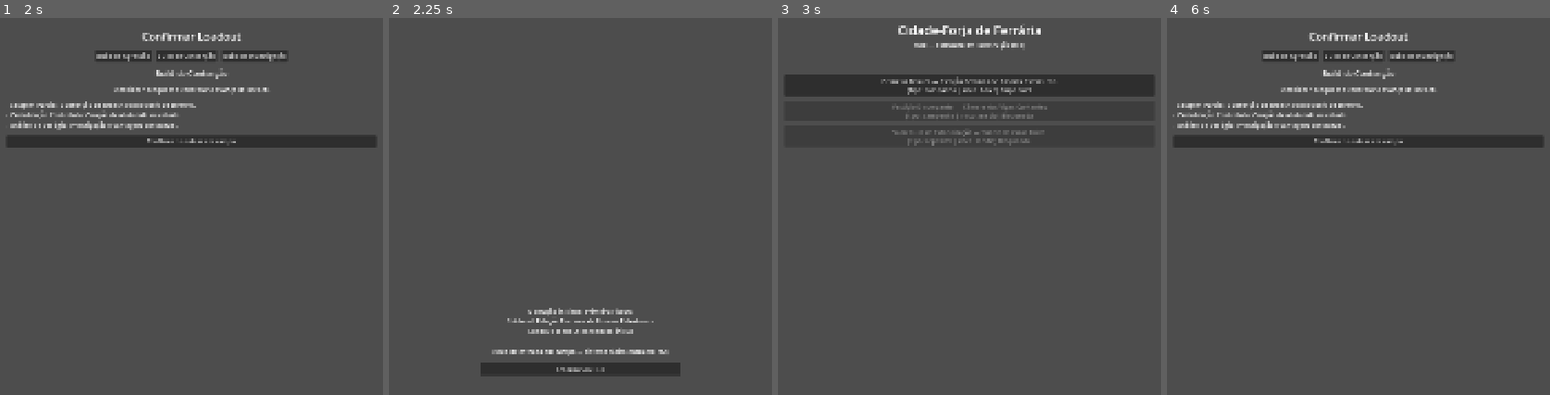
Above: before the commit, frames 1-4 (left to right).
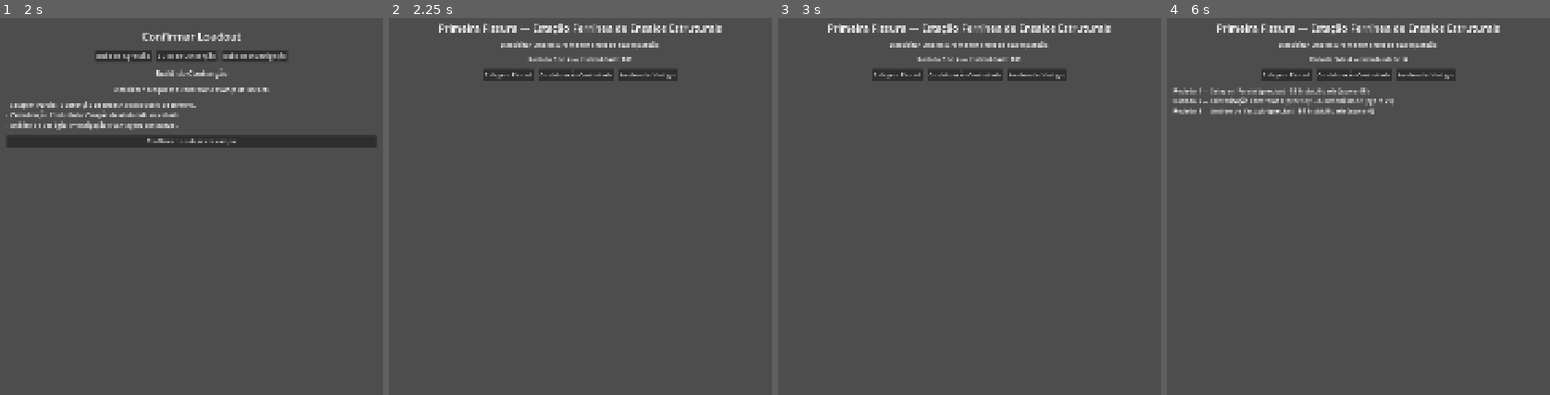
Above: after the commit, the same moments.

Repository: itsmeluan/azoth-breach
Game: Godot game, scene res://scenes/app/app_shell.tscn
The game is run twice, just before and just after one commit, with the same random seed, the same clock (stepped at 60 frames per second) and the same inputs.
Inputs (mouse positions are in pixels of both pictures, inside the frame that each line leads up to):
- Up to frame 1 (2 s): click "Primeira Fissura — Estação Fe…" at 0.5 s; click "Seguir" at 1.25 s
- Up to frame 2 (2.25 s): click "Confirmar e entrar em campo" at 2 s
- Up to frame 3 (3 s): click (969, 368) at 2.75 s, where only the run before the commit has a clickable "Retornar ao Hub"
- Up to frame 4 (6 s): click "Primeira Fissura — Estação Fe…" (after the commit: "Selagem Parcial") at 3.5 s; click (1354, 74) at 4.25 s, where only the run after the commit has a clickable "Cristalização Controlada"; click (1427, 74) at 5 s, where only the run after the commit has a clickable "Análise de Vestígio"; click (1358, 383) at 5.75 s, where only the run before the commit has a clickable "Seguir"

Frame 1 is identical in both runs. In frame 2, 5.7% of the frame differs, in the area x 13-87%, y 1-95%; in frame 3, 7.5%; in frame 4, 10%, in the area x 1-99%, y 1-35%.
Error after the commit: Invalid call. Nonexistent function 'complete_operation' in base 'Node (slice_state.gd)'. (res://scripts/features/operations/operation_field_screen.gd:97)

Commit message:
BL-012, BL-013, BL-005: sistema mínimo de operação tática
Substitui o stub de entrada em operação (TK-M1-011) pela tela de campo
real (scenes/operations/operation_field_screen.tscn). Implementa um
loop mínimo por rodadas contra uma barra única de Instabilidade
(início 100, máximo 4 rodadas) — sem grid, sem inimigos, sem catálogo
de estados: essa é a leitura correta de "Sistema MÍNIMO de Operação
Tática" (BL-012), já que 04.3 (Combate, Funções Táticas e Resolução)
descreve uma visão de grid 6x6/movimento/fases de inimigo que é escopo
do MVP completo, não da fatia vertical — grid e combate real só
aparecem quando BL-007 (Operação 02) explicitamente pedir "combate
tático real".

A cada rodada o jogador escolhe uma ET do preset ativo
(SliceState.active_loadout) para tentar estabilizar. Cada tentativa
sorteia uma qualidade de execução (fraca/normal/precisa/extraordinária,
conceito simplificado de 04.2 §11.2, sem "falha" dura) via novo
scripts/services/et_resolution.gd, e reduz a Instabilidade numa faixa
por qualidade. Log de cada rodada (ET usada, qualidade, delta,
instabilidade resultante) cumpre BL-013 (feedback de ET/risco).

Encerramento ao chegar a 0 (sucesso) ou esgotar as 4 rodadas
(estabilização parcial, não é derrota — 04.3 §10.3 recomenda vitória
parcial em vez de game over; BL-005 não define condição de falha).

Corrige um bug real de navegação encontrado durante a validação:
AppShell.go_to_scene() usava child.queue_free() sem remove_child()
antes, deixando a tela antiga e a nova coexistindo como filhas de
ScreenHost por um frame (queue_free só desanexa no fim do frame). Isso
quebrou um teste automatizado que checava qual tela estava ativa logo
após a transição — sintoma de uma fragilidade real na primitiva de
roteamento, não só do teste. Corrigido com remove_child() explícito
antes do queue_free().

loadout_screen.gd atualizado para navegar à nova cena
(OPERATION_FIELD_SCENE).

Validado headless: parse limpo, e simulação completa Hub -> Briefing
-> Loadout -> Campo jogando as 4 rodadas (log de cada uma conferido),
em múltiplas execuções observando tanto o desfecho "sucesso" quanto
"estabilização parcial", via debug temporário removido antes do commit.

Refs: BL-012, BL-013, BL-005 (docs/05_produto/AZOTH_05.11)

Diff:
--- a/game/scenes/app/app_shell.tscn
+++ b/game/scenes/app/app_shell.tscn
@@ -1,8 +1,8 @@
-[gd_scene load_steps=2 format=3]
+[gd_scene format=3 uid="uid://b6w8dma0u7wns"]
 
-[ext_resource type="Script" path="res://scripts/core/app_shell.gd" id="1"]
+[ext_resource type="Script" uid="uid://b0sbeg150nnsd" path="res://scripts/core/app_shell.gd" id="1"]
 
-[node name="AppShell" type="Control"]
+[node name="AppShell" type="Control" unique_id=316593448]
 layout_mode = 3
 anchors_preset = 15
 anchor_right = 1.0
@@ -11,7 +11,7 @@
 grow_vertical = 2
 script = ExtResource("1")
 
-[node name="ScreenHost" type="Control" parent="."]
+[node name="ScreenHost" type="Control" parent="." unique_id=451924266]
 layout_mode = 1
 anchors_preset = 15
 anchor_right = 1.0
--- a/game/scenes/operations/operation_entry_screen.tscn
+++ /dev/null
@@ -1,37 +0,0 @@
-[gd_scene load_steps=2 format=3]
-
-[ext_resource type="Script" path="res://scripts/features/operations/operation_entry_screen.gd" id="1"]
-
-[node name="OperationEntryScreen" type="Control"]
-layout_mode = 3
-anchors_preset = 15
-anchor_right = 1.0
-anchor_bottom = 1.0
-grow_horizontal = 2
-grow_vertical = 2
-script = ExtResource("1")
-
-[node name="Content" type="VBoxContainer" parent="."]
-layout_mode = 1
-anchors_preset = 8
-anchor_left = 0.5
-anchor_top = 0.5
-anchor_right = 0.5
-anchor_bottom = 0.5
-offset_left = -260.0
-offset_top = -140.0
-offset_right = 260.0
-offset_bottom = 140.0
-grow_horizontal = 2
-grow_vertical = 2
-theme_override_constants/separation = 20
-
-[node name="StatusLabel" type="Label" parent="Content"]
-layout_mode = 2
-autowrap_mode = 3
-text = ""
-horizontal_alignment = 1
-
-[node name="ReturnButton" type="Button" parent="Content"]
-layout_mode = 2
-text = "Retornar ao Hub"
--- /dev/null
+++ b/game/scenes/operations/operation_field_screen.tscn
@@ -0,0 +1,54 @@
+[gd_scene load_steps=2 format=3]
+
+[ext_resource type="Script" path="res://scripts/features/operations/operation_field_screen.gd" id="1"]
+
+[node name="OperationFieldScreen" type="Control"]
+layout_mode = 3
+anchors_preset = 15
+anchor_right = 1.0
+anchor_bottom = 1.0
+grow_horizontal = 2
+grow_vertical = 2
+script = ExtResource("1")
+
+[node name="Content" type="VBoxContainer" parent="."]
+layout_mode = 1
+anchors_preset = 15
+anchor_right = 1.0
+anchor_bottom = 1.0
+offset_left = 60.0
+offset_top = 80.0
+offset_right = -60.0
+offset_bottom = -60.0
+grow_horizontal = 2
+grow_vertical = 2
+theme_override_constants/separation = 14
+
+[node name="OperationTitle" type="Label" parent="Content"]
+layout_mode = 2
+theme_override_font_sizes/font_size = 26
+autowrap_mode = 3
+text = ""
+horizontal_alignment = 1
+
+[node name="ObjectiveLabel" type="Label" parent="Content"]
+layout_mode = 2
+autowrap_mode = 3
+text = ""
+horizontal_alignment = 1
+
+[node name="StatusLabel" type="Label" parent="Content"]
+layout_mode = 2
+text = ""
+horizontal_alignment = 1
+
+[node name="EtButtons" type="HBoxContainer" parent="Content"]
+layout_mode = 2
+alignment = 1
+theme_override_constants/separation = 12
+
+[node name="LogLabel" type="Label" parent="Content"]
+layout_mode = 2
+autowrap_mode = 3
+text = ""
+horizontal_alignment = 0
--- a/game/scripts/core/app_shell.gd
+++ b/game/scripts/core/app_shell.gd
@@ -11,6 +11,7 @@
 
 func go_to_scene(scene_path: String, context: Dictionary = {}) -> void:
 	for child in screen_host.get_children():
+		screen_host.remove_child(child)
 		child.queue_free()
 	var next_screen: PackedScene = load(scene_path)
 	var screen_instance := next_screen.instantiate()
--- a/game/scripts/features/loadout/loadout_screen.gd
+++ b/game/scripts/features/loadout/loadout_screen.gd
@@ -5,7 +5,7 @@
 
 signal navigate_to(scene_path: String, context: Dictionary)
 
-const OPERATION_ENTRY_SCENE := "res://scenes/operations/operation_entry_screen.tscn"
+const OPERATION_FIELD_SCENE := "res://scenes/operations/operation_field_screen.tscn"
 
 var _operation_id: String = ""
 var _loadouts: Array[Dictionary] = []
@@ -70,7 +70,7 @@
 
 
 func _on_confirm_pressed() -> void:
-	navigate_to.emit(OPERATION_ENTRY_SCENE, {
+	navigate_to.emit(OPERATION_FIELD_SCENE, {
 		"operation_id": _operation_id,
 		"loadout_id": SliceState.active_loadout,
 	})
--- a/game/scripts/features/operations/operation_entry_screen.gd
+++ /dev/null
@@ -1,47 +0,0 @@
-extends Control
-
-const OperationLoader = preload("res://scripts/services/operation_loader.gd")
-
-signal navigate_to(scene_path: String, context: Dictionary)
-
-const HUB_SCENE := "res://scenes/hub/hub_screen.tscn"
-
-var _context: Dictionary = {}
-
-@onready var status_label: Label = $Content/StatusLabel
-@onready var return_button: Button = $Content/ReturnButton
-
-
-func set_context(context: Dictionary) -> void:
-	_context = context
-
-
-func _ready() -> void:
-	status_label.text = _build_status_text()
-	return_button.pressed.connect(_on_return_pressed)
-
-
-func _build_status_text() -> String:
-	var operation_id: String = _context.get("operation_id", "")
-	var operation := _find_operation(operation_id)
-	var loadout_id: String = _context.get("loadout_id", "")
-
-	var lines: Array[String] = [
-		"Operação iniciada: %s" % operation.get("name", operation_id),
-		"Sublocal: %s" % operation.get("sublocal", ""),
-		"Loadout: %s" % loadout_id,
-		"",
-		"(stub de entrada em campo — sistema tático entra em M2)",
-	]
-	return "\n".join(lines)
-
-
-func _find_operation(operation_id: String) -> Dictionary:
-	for operation in OperationLoader.load_all():
-		if operation.get("id") == operation_id:
-			return operation
-	return {}
-
-
-func _on_return_pressed() -> void:
-	navigate_to.emit(HUB_SCENE, {})
--- /dev/null
+++ b/game/scripts/features/operations/operation_field_screen.gd
@@ -0,0 +1,104 @@
+extends Control
+
+const OperationLoader = preload("res://scripts/services/operation_loader.gd")
+const LoadoutLoader = preload("res://scripts/services/loadout_loader.gd")
+const ETLoader = preload("res://scripts/services/et_loader.gd")
+const ETResolution = preload("res://scripts/services/et_resolution.gd")
+
+signal navigate_to(scene_path: String, context: Dictionary)
+
+const REPORT_SCENE := "res://scenes/reports/report_screen.tscn"
+const INITIAL_INSTABILITY := 100
+const MAX_ROUNDS := 4
+
+var _operation: Dictionary = {}
+var _ets_by_id: Dictionary = {}
+var _instability: int = INITIAL_INSTABILITY
+var _round: int = 0
+var _log_lines: Array[String] = []
+var _ets_used: Array[String] = []
+
+@onready var operation_title_label: Label = $Content/OperationTitle
+@onready var objective_label: Label = $Content/ObjectiveLabel
+@onready var status_label: Label = $Content/StatusLabel
+@onready var et_buttons_container: HBoxContainer = $Content/EtButtons
+@onready var log_label: Label = $Content/LogLabel
+
+
+func set_context(context: Dictionary) -> void:
+	_operation = _find_operation(context.get("operation_id", ""))
+
+
+func _ready() -> void:
+	operation_title_label.text = "%s — %s" % [_operation.get("name", ""), _operation.get("sublocal", "")]
+	objective_label.text = _operation.get("objective_primary", "")
+	_index_ets()
+	_build_et_buttons()
+	_update_status()
+
+
+func _find_operation(operation_id: String) -> Dictionary:
+	for operation in OperationLoader.load_all():
+		if operation.get("id") == operation_id:
+			return operation
+	return {}
+
+
+func _index_ets() -> void:
+	for et in ETLoader.load_all():
+		_ets_by_id[et.get("id")] = et
+
+
+func _active_loadout_ets() -> Array:
+	for loadout in LoadoutLoader.load_all():
+		if loadout.get("id") == SliceState.active_loadout:
+			return loadout.get("ets", [])
+	return []
+
+
+func _build_et_buttons() -> void:
+	for et_id in _active_loadout_ets():
+		var et: Dictionary = _ets_by_id.get(et_id, {})
+		var button := Button.new()
+		button.text = et.get("name", et_id)
+		button.pressed.connect(func() -> void: _on_et_selected(et_id))
+		et_buttons_container.add_child(button)
+
+
+func _on_et_selected(et_id: String) -> void:
+	if _round >= MAX_ROUNDS or _instability <= 0:
+		return
+
+	_round += 1
+	var result := ETResolution.resolve_attempt()
+	var delta: int = result["delta"]
+	var quality: String = result["quality"]
+	_instability = max(_instability - delta, 0)
+	_ets_used.append(et_id)
+
+	var et_name: String = _ets_by_id.get(et_id, {}).get("name", et_id)
+	_log_lines.append("Rodada %d — %s (%s): -%d Instabilidade (agora %d)" % [
+		_round, et_name, quality, delta, _instability,
+	])
+	log_label.text = "\n".join(_log_lines)
+	_update_status()
+
+	if _instability <= 0 or _round >= MAX_ROUNDS:
+		_finish_operation()
+
+
+func _update_status() -> void:
+	status_label.text = "Rodada %d de %d — Instabilidade: %d" % [_round, MAX_ROUNDS, _instability]
+
+
+func _finish_operation() -> void:
+	var operation_id: String = _operation.get("id", "")
+	var outcome := "sucesso" if _instability <= 0 else "estabilização parcial"
+	SliceState.complete_operation(operation_id)
+	navigate_to.emit(REPORT_SCENE, {
+		"operation_id": operation_id,
+		"rounds_used": _round,
+		"final_instability": _instability,
+		"outcome": outcome,
+		"ets_used": _ets_used,
+	})
--- /dev/null
+++ b/game/scripts/services/et_resolution.gd
@@ -0,0 +1,25 @@
+extends RefCounted
+
+const QUALITY_TABLE := [
+	{"quality": "fraca", "weight": 15, "min_delta": 10, "max_delta": 15},
+	{"quality": "normal", "weight": 55, "min_delta": 20, "max_delta": 28},
+	{"quality": "precisa", "weight": 25, "min_delta": 30, "max_delta": 38},
+	{"quality": "extraordinaria", "weight": 5, "min_delta": 45, "max_delta": 55},
+]
+
+
+static func resolve_attempt() -> Dictionary:
+	var roll := randi_range(1, 100)
+	var cumulative := 0
+	for entry in QUALITY_TABLE:
+		cumulative += entry["weight"]
+		if roll <= cumulative:
+			return {
+				"quality": entry["quality"],
+				"delta": randi_range(entry["min_delta"], entry["max_delta"]),
+			}
+	var last: Dictionary = QUALITY_TABLE[-1]
+	return {
+		"quality": last["quality"],
+		"delta": randi_range(last["min_delta"], last["max_delta"]),
+	}
Not shown, removed: game/scripts/features/operations/operation_entry_screen.gd.uid
Not shown, added: game/scripts/features/operations/operation_field_screen.gd.uid
Not shown, added: game/scripts/services/et_resolution.gd.uid
